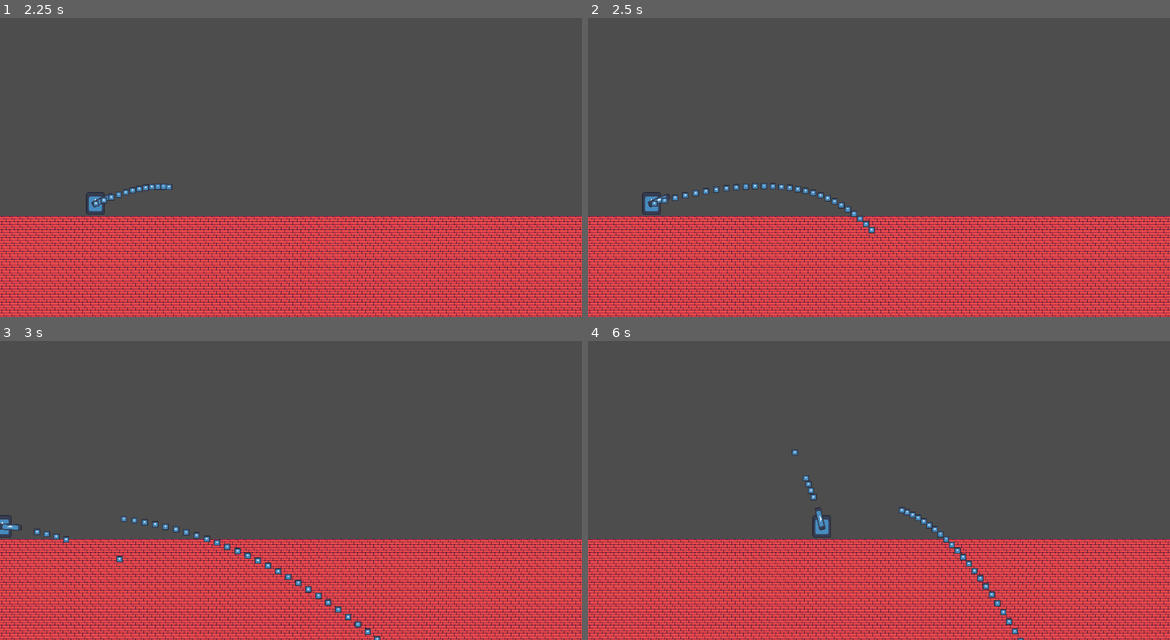
Above: before the commit, frames 1-4 (two rows, left to right).
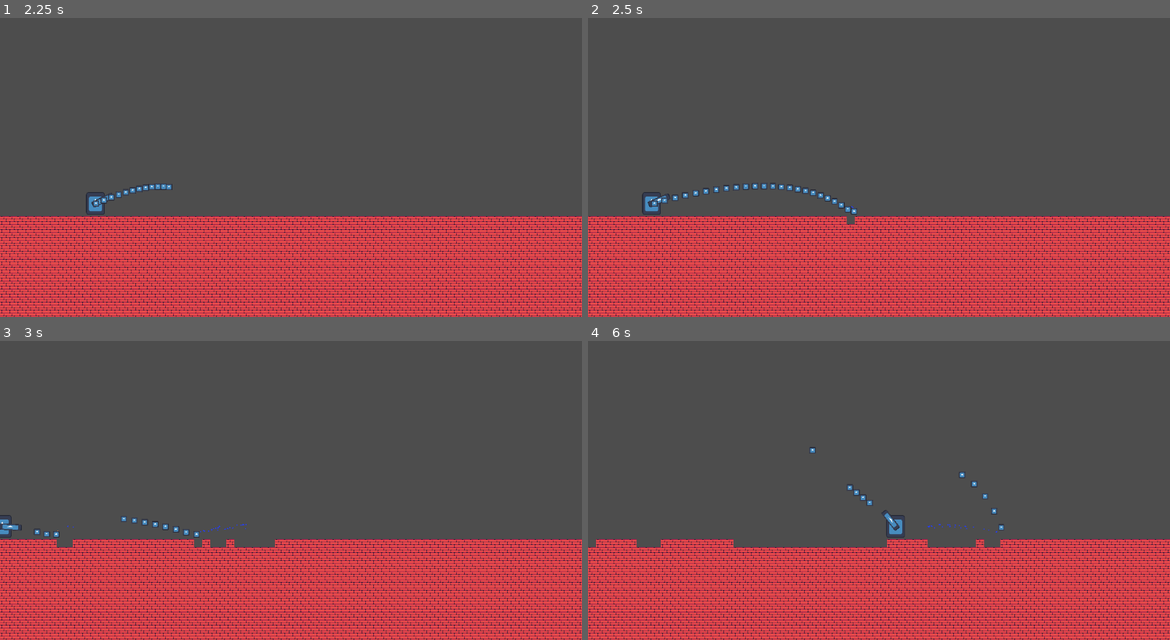
Above: after the commit, the same moments.

Repository: timshnayder/goo-gun-game
Game: Godot game, scene res://scenes/levels/level_1.tscn
The game is run twice, just before and just after one commit, with the same random seed, the same clock (stepped at 60 frames per second) and the same inputs. The engine's default icon, where the game draws it, is replaced by a stand-in: a white triangle on a blue panel in a dark square.
Inputs (mouse positions are in pixels of both pictures, inside the frame that each line leads up to):
- Up to frame 1 (2.25 s): tap Enter at 0.5 s; move the mouse to (419, 137) at 0.52 s; press the mouse at (419, 137) at 0.53 s; hold D (move_right) 0.53-2.03 s; tap Space (jump) at 0.77, 1.52 s; move the mouse to (174, 170) at 1.27 s; release the mouse at (174, 170) at 1.28 s; right-click (174, 170) at 1.35 s; move the mouse to (349, 80) at 2.02 s; press the mouse at (349, 80) at 2.03 s; hold A (move_left) from 2.03 s (still down)
- Up to frame 2 (2.5 s): keep holding A (move_left)
- Up to frame 3 (3 s): move the mouse to (261, 541) at 2.77 s; release A (move_left) at 2.78 s; release the mouse at (261, 541) at 2.78 s; hold D (move_right) from 2.78 s (still down); right-click (261, 541) at 2.85 s
- Up to frame 4 (6 s): tap Space (jump) at 3.02, 3.77, 4.52 s; move the mouse to (1053, 526) at 3.52 s; press the mouse at (1053, 526) at 3.53 s; move the mouse to (704, 427) at 4.27 s; release D (move_right) at 4.28 s; release the mouse at (704, 427) at 4.28 s; hold A (move_left) 4.28-5.03 s; right-click (704, 427) at 4.35 s; move the mouse to (908, 475) at 5.02 s; press the mouse at (908, 475) at 5.03 s; hold D (move_right) 5.03-5.78 s; move the mouse to (791, 394) at 5.77 s; release the mouse at (791, 394) at 5.78 s; hold A (move_left) from 5.78 s (still down); right-click (791, 394) at 5.85 s

Frame 1 is identical in both runs. In frame 2, 0.1% of the frame differs, in the area x 44-50%, y 62-73%; in frame 3, 0.9%; in frame 4, 2.2%, in the area x 0-75%, y 35-100%.

Commit message:
y

Diff:
--- a/project.godot
+++ b/project.godot
@@ -12,7 +12,7 @@
 
 config/name="goo-gun-game"
 run/main_scene="res://scenes/levels/level_1.tscn"
-config/features=PackedStringArray("4.3", "Forward Plus")
+config/features=PackedStringArray("4.4", "Forward Plus")
 config/icon="res://icon.svg"
 
 [display]
--- /dev/null
+++ b/scenes/Laser_Source.tscn
@@ -0,0 +1,10 @@
+[gd_scene load_steps=2 format=3 uid="uid://cffohq6xns0dd"]
+
+[ext_resource type="Script" uid="uid://c7ejrj1xqjwhb" path="res://scripts/laser_source.gd" id="1_ymkkg"]
+
+[node name="LaserSource" type="Node2D"]
+script = ExtResource("1_ymkkg")
+
+[node name="LaserRay" type="RayCast2D" parent="."]
+
+[node name="LaserLine" type="Line2D" parent="."]
--- /dev/null
+++ b/scenes/blue-goo-projectile.tscn
@@ -0,0 +1,21 @@
+[gd_scene load_steps=4 format=3 uid="uid://cgriupw5dc25n"]
+
+[ext_resource type="Texture2D" uid="uid://vsgb0r3dopbk" path="res://icon.svg" id="2_qru3h"]
+
+[sub_resource type="Resource" id="Resource_qsswe"]
+metadata/__load_path__ = "res://scripts/blue-goo-projectile.gd"
+
+[sub_resource type="RectangleShape2D" id="RectangleShape2D_nuche"]
+size = Vector2(14, 14)
+
+[node name="BlueGooProjectile" type="CharacterBody2D"]
+collision_layer = 2
+collision_mask = 4
+script = SubResource("Resource_qsswe")
+
+[node name="Sprite2D" type="Sprite2D" parent="."]
+scale = Vector2(0.1, 0.1)
+texture = ExtResource("2_qru3h")
+
+[node name="CollisionShape2D" type="CollisionShape2D" parent="."]
+shape = SubResource("RectangleShape2D_nuche")
--- a/scenes/levels/level_2.tscn
+++ b/scenes/levels/level_2.tscn
@@ -162,6 +162,7 @@
 position = Vector2(46, 409)
 
 [node name="StaticBody2D" type="StaticBody2D" parent="."]
+collision_layer = 5
 
 [node name="CollisionShape2D" type="CollisionShape2D" parent="StaticBody2D"]
 position = Vector2(575.75, 550.25)
--- /dev/null
+++ b/scripts/laser.gd
@@ -0,0 +1 @@
+extends Node
--- /dev/null
+++ b/scripts/laser_source.gd
@@ -0,0 +1,18 @@
+extends Node2D
+
+@export var start_angle_deg: float = -45
+@export var end_angle_deg: float = 45
+@export var rotation_speed_deg: float = 45
+
+var rotating_forward: bool = true
+
+
+@onready var ray = $LaserRay
+@onready var line = $LaserLine
+
+func _process(delta: float) -> void:
+	var laser_end = ray.get_cast_to()
+	if ray.is_colliding():
+		laser_end = ray.get_collision_point()-global_position
+	line.global_position = global_position
+	line.points = [Vector2.ZERO, laser_end]
Not shown: 1 places in scenes/blue_goo_projectile.tscn that only renumber resources
Not shown: 1 places in scenes/character_body_2d.tscn that only renumber resources
Not shown: 1 places in scenes/gun.tscn that only renumber resources
Not shown: 1 places in scenes/next_level.tscn that only renumber resources
Not shown: 1 places in scenes/orange_goo_projectile.tscn that only renumber resources
Not shown: 1 places in scenes/player.tscn that only renumber resources
Not shown: 1 places in scenes/turret.tscn that only renumber resources
Not shown: 1 places in scenes/turret_bullet.tscn that only renumber resources
Not shown, added: scripts/blue_goo_projectile.gd.uid
Not shown, added: scripts/character_body_2d.gd.uid
Not shown, added: scripts/gun.gd.uid
Not shown, added: scripts/laser.gd.uid
(and 6 more such lines)
